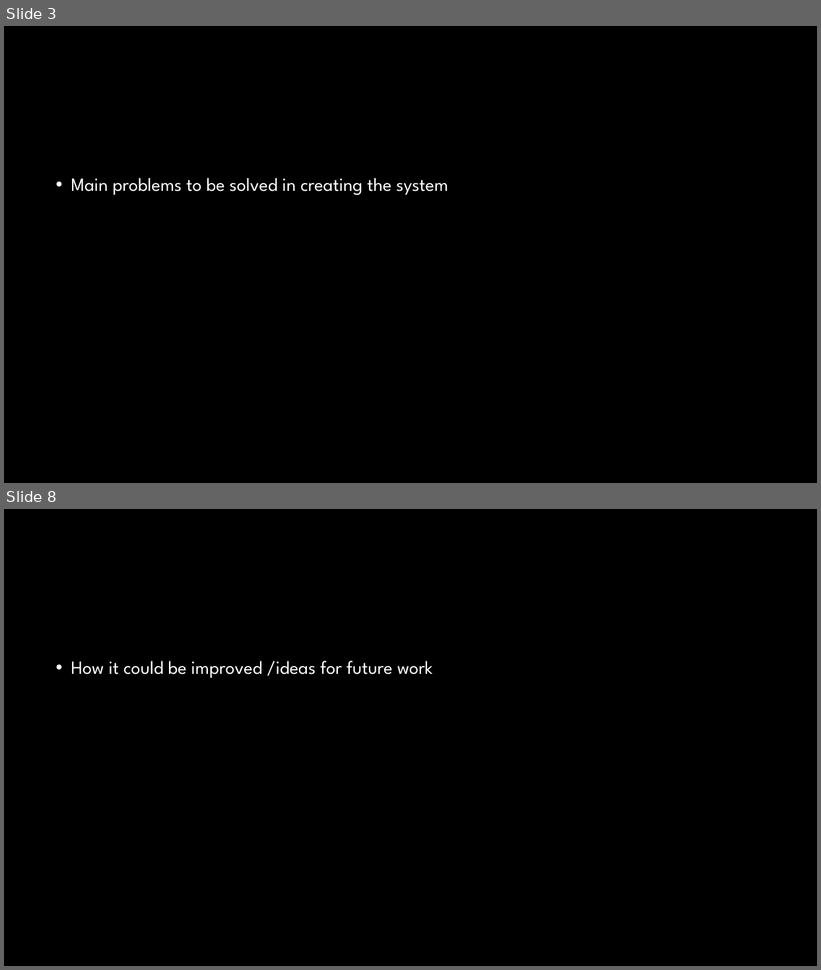
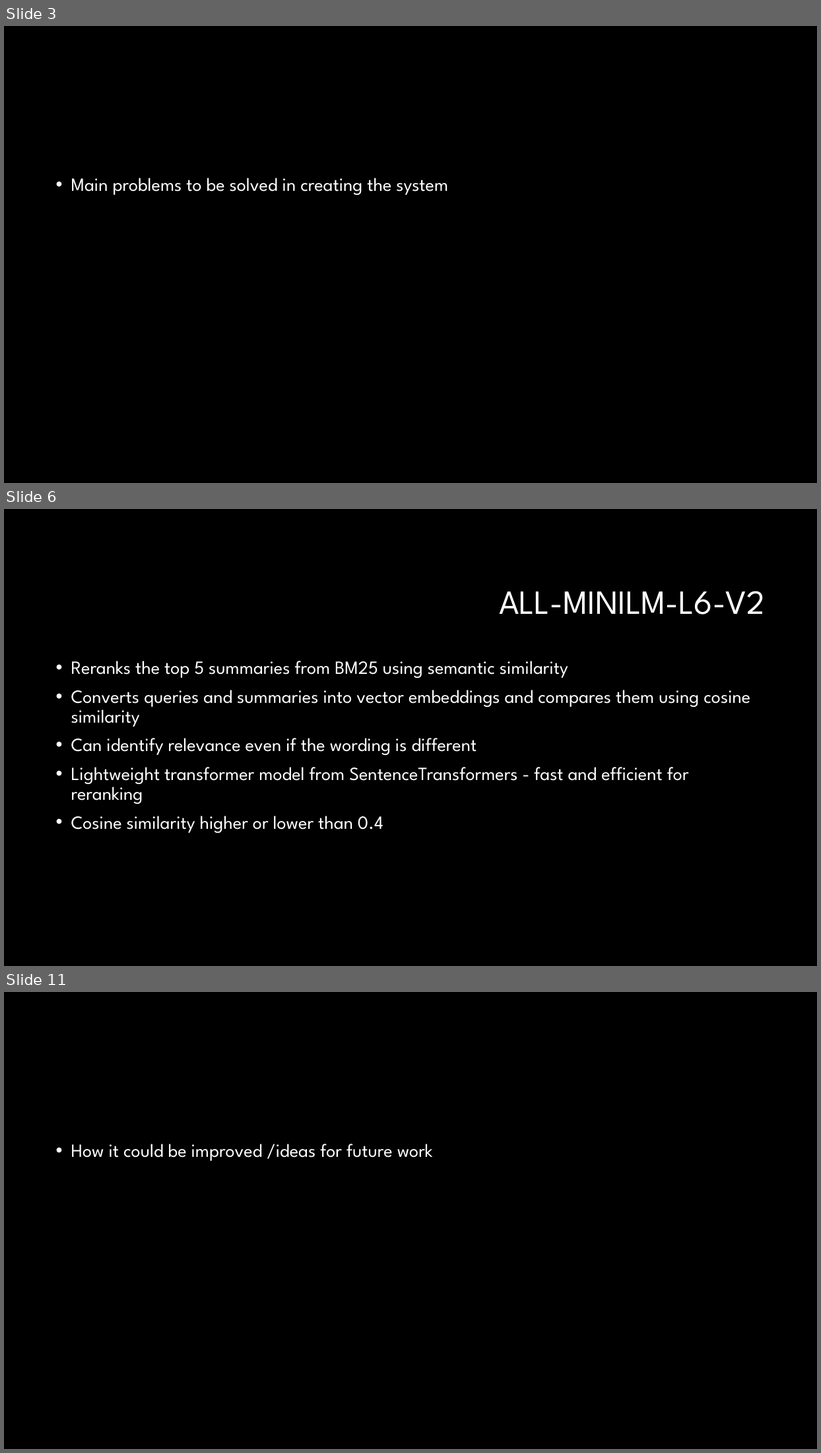
Before and after one commit to Crimson-Scot96/Conversational-AI, a slide deck: set10120_cw2_presentation.pptx. Shown one above the other, each under a label of ours: slides 3 and 8 before the commit, slides 3, 6 and 11 after it; the slides between them are not shown. The pictures are 821x970 and 821x1453 pixels, drawn with LibreOffice and Linux fonts; fonts in the diff are those of the drawing; background and template pictures are left out. Boxes give left, top, right and bottom in pixels: in the first picture for what was removed or moved away, otherwise in the second. Text is boxed around its words. In the diff, an @@ line names an element or a change of style, - is before the commit and + after.

```diff
--- a/set10120_cw2_presentation.pptx
+++ b/set10120_cw2_presentation.pptx
@@ slide 6 added at (4,509,817,966), background #000000 @@
@@ title added at (499,591,765,615), 40 pt, text #FFFFFF @@
+ALL-MINILM-L6-V2
@@ text added at (71,661,750,833), 22 pt, text #FFFFFF @@
+• Reranks the top 5 summaries from BM25 using semantic similarity
+• Converts queries and summaries into vector embeddings and compares them using cosine similarity
+• Can identify relevance even if the wording is different
+• Lightweight transformer model from SentenceTransformers - fast and efficient for reranking
+• Cosine similarity higher or lower than 0.4
@@ what was slide 8 is now slide 11 @@
```
Also in this commit, not shown: 6 other slides added, 4 slides removed.
